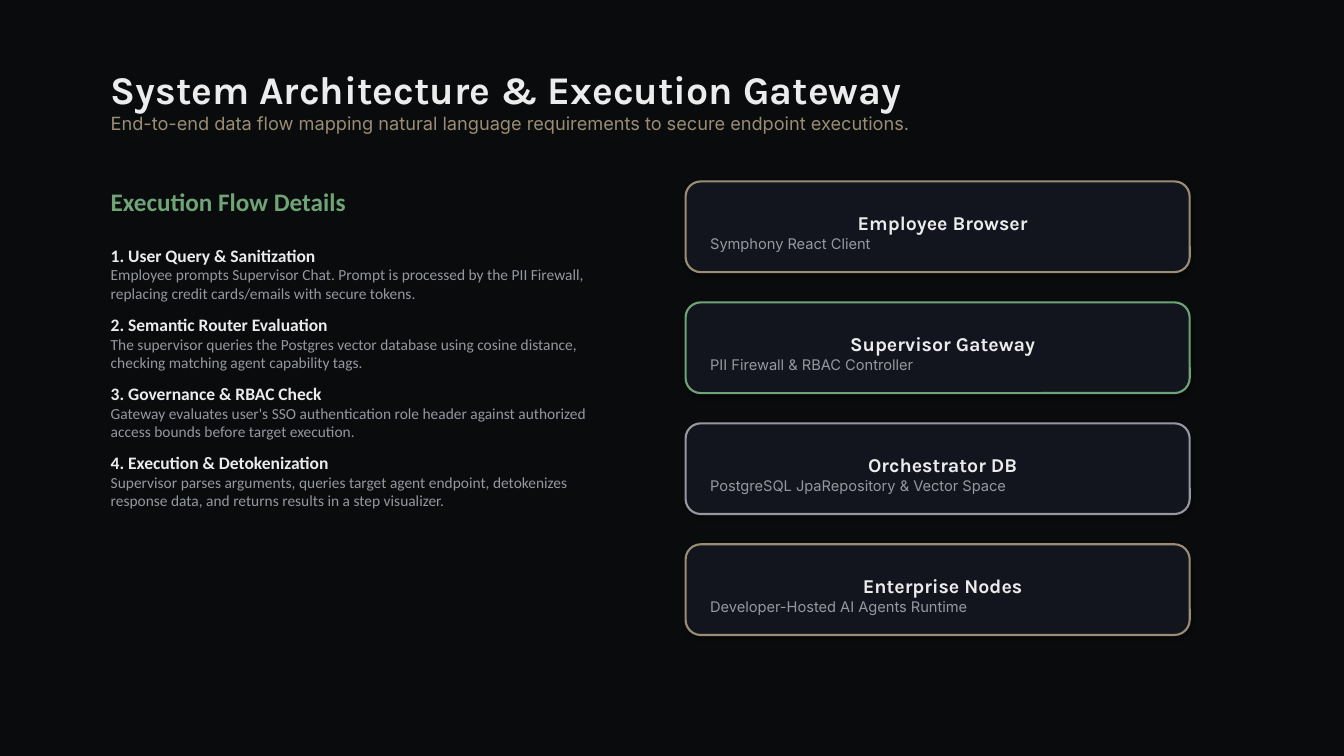
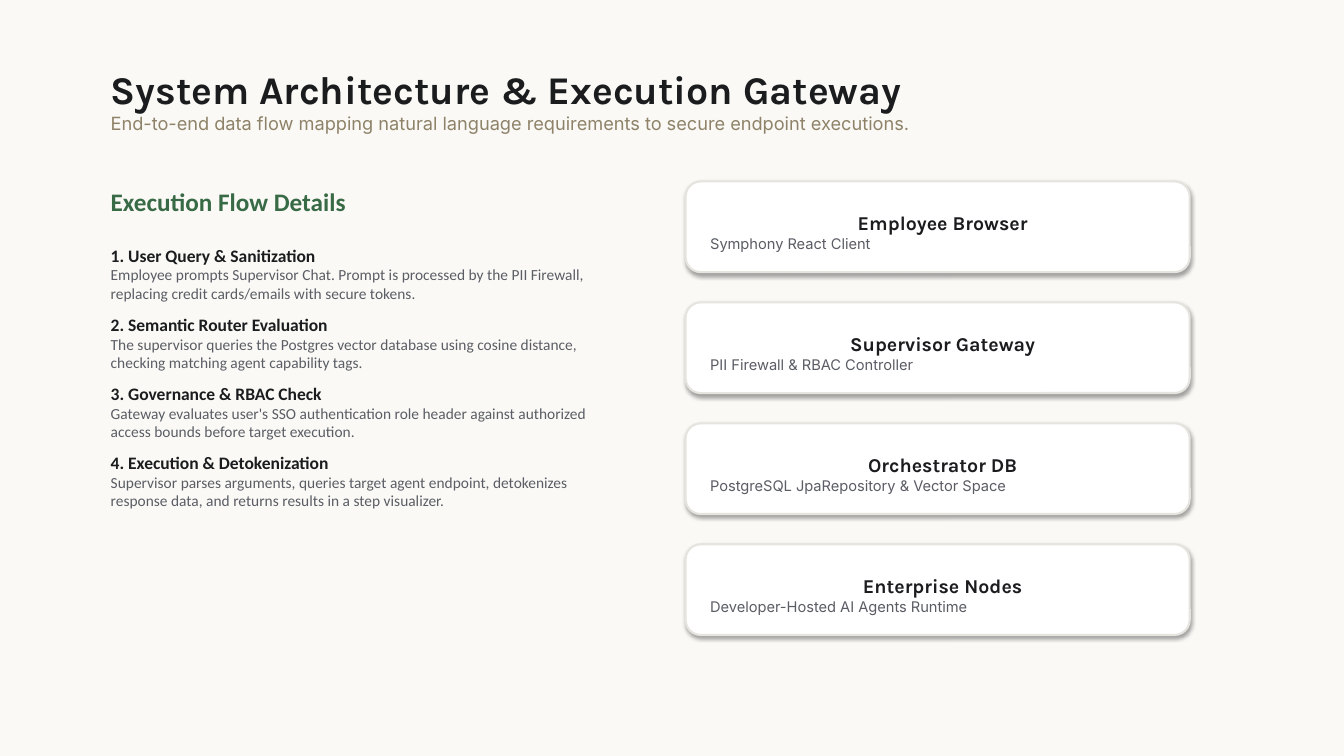
Before and after one commit to shubham-verma-engineer/symphonyAI, a slide deck: slide 4 of docs/symphony_presentation.pptx. Drawn at 1344x756 pixels with LibreOffice and Linux fonts; fonts in the diff are those of the drawing. Boxes give left, top, right and bottom in pixels: in the first picture for what was removed or moved away, otherwise in the second. Text is boxed around its words. In the diff, an @@ line names an element or a change of style, - is before the commit and + after.

Commit message:
Update SymphonyAI product presentation slide colors to Alabaster Light theme

```diff
--- a/docs/symphony_presentation.pptx
+++ b/docs/symphony_presentation.pptx
@@ background #0A0B0D to #FAF9F6 @@
@@ text "System Architecture & Execution Gateway" at (x1=111, y1=76, x2=909, y2=134): text colour #ECECED to #1A1C1E in "System Architecture & Execution Gateway"; text colour #9A8D74 to #8E8268 in "End-to-end data flow mapping natural language requirements ..." @@
@@ text "Execution Flow Details" at (x1=111, y1=193, x2=585, y2=509): text colour #6EA476 to #386A45 in "Execution Flow Details"; text colour #ECECED to #1A1C1E in "1. User Query & Sanitization", "2. Semantic Router Evaluation", "3. Governance & RBAC Check", "4. Execution & Detokenization"; text colour #9698A0 to #5A5D64 in "Employee prompts Supervisor Chat. Prompt is processed ...", "The supervisor queries the Postgres vector database ...", "Gateway evaluates user's SSO authentication role header ...", "Supervisor parses arguments, queries target agent endpoint, ..." @@
@@ rounded rectangle "Employee Browser" at (x1=686, y1=181, x2=1190, y2=272): text colour #ECECED to #1A1C1E in "Employee Browser"; text colour #9698A0 to #5A5D64 in "Symphony React Client"; fill #12151E to #FFFFFF; outline #9A8D74 1.5 pt to #E6E4DE 1.5 pt @@
@@ rounded rectangle "Supervisor Gateway" at (x1=686, y1=302, x2=1190, y2=393): text colour #ECECED to #1A1C1E in "Supervisor Gateway"; text colour #9698A0 to #5A5D64 in "PII Firewall & RBAC Controller"; fill #12151E to #FFFFFF; outline #6EA476 1.5 pt to #E6E4DE 1.5 pt @@
@@ rounded rectangle "Orchestrator DB" at (x1=686, y1=423, x2=1190, y2=514): text colour #ECECED to #1A1C1E in "Orchestrator DB"; text colour #9698A0 to #5A5D64 in "PostgreSQL JpaRepository & Vector Space"; fill #12151E to #FFFFFF; outline #9698A0 1.5 pt to #E6E4DE 1.5 pt @@
@@ rounded rectangle "Enterprise Nodes" at (x1=686, y1=544, x2=1190, y2=635): text colour #ECECED to #1A1C1E in "Enterprise Nodes"; text colour #9698A0 to #5A5D64 in "Developer-Hosted AI Agents Runtime"; fill #12151E to #FFFFFF; outline #9A8D74 1.5 pt to #E6E4DE 1.5 pt @@
```
Also in this commit, not shown: 7 other slides changed.
